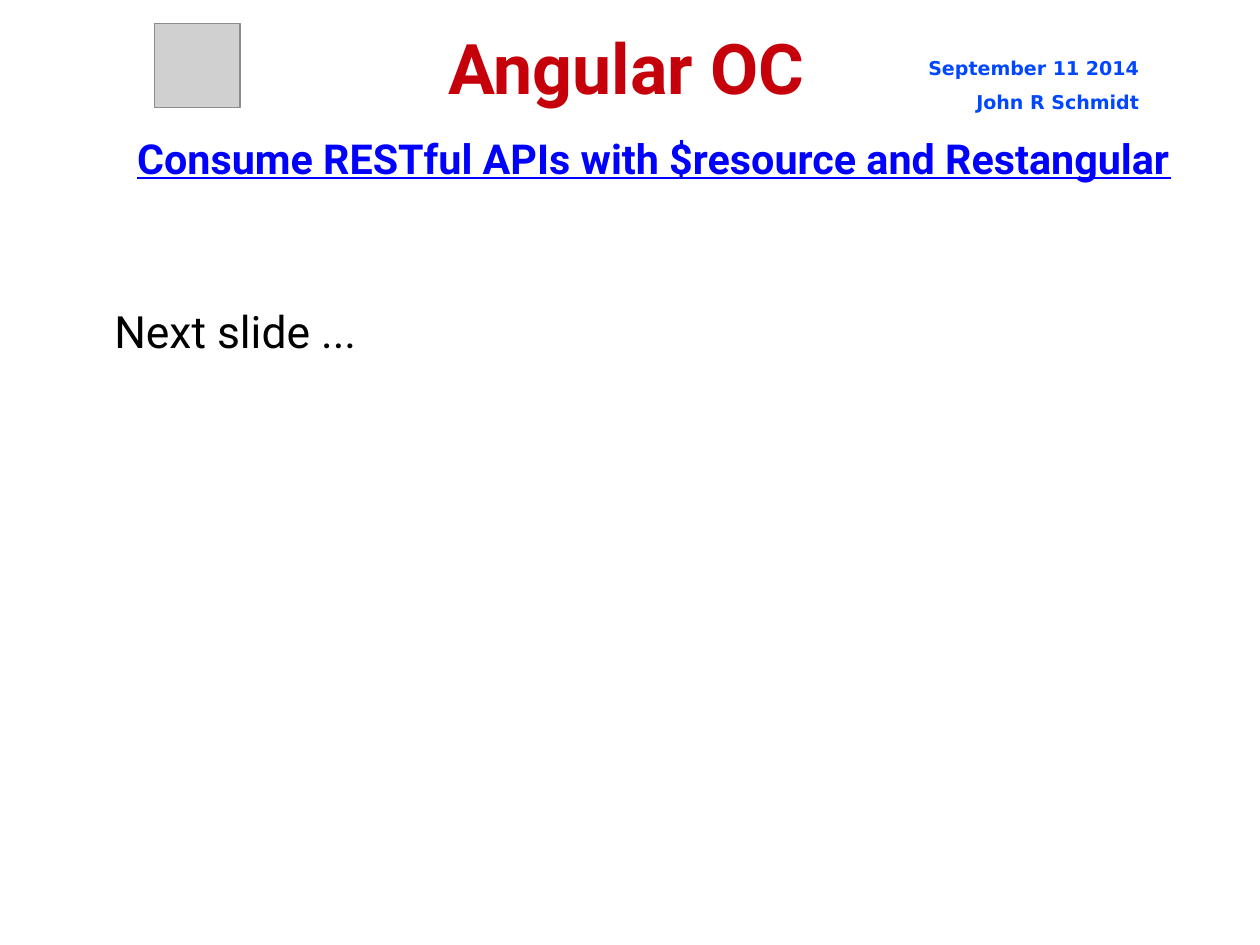
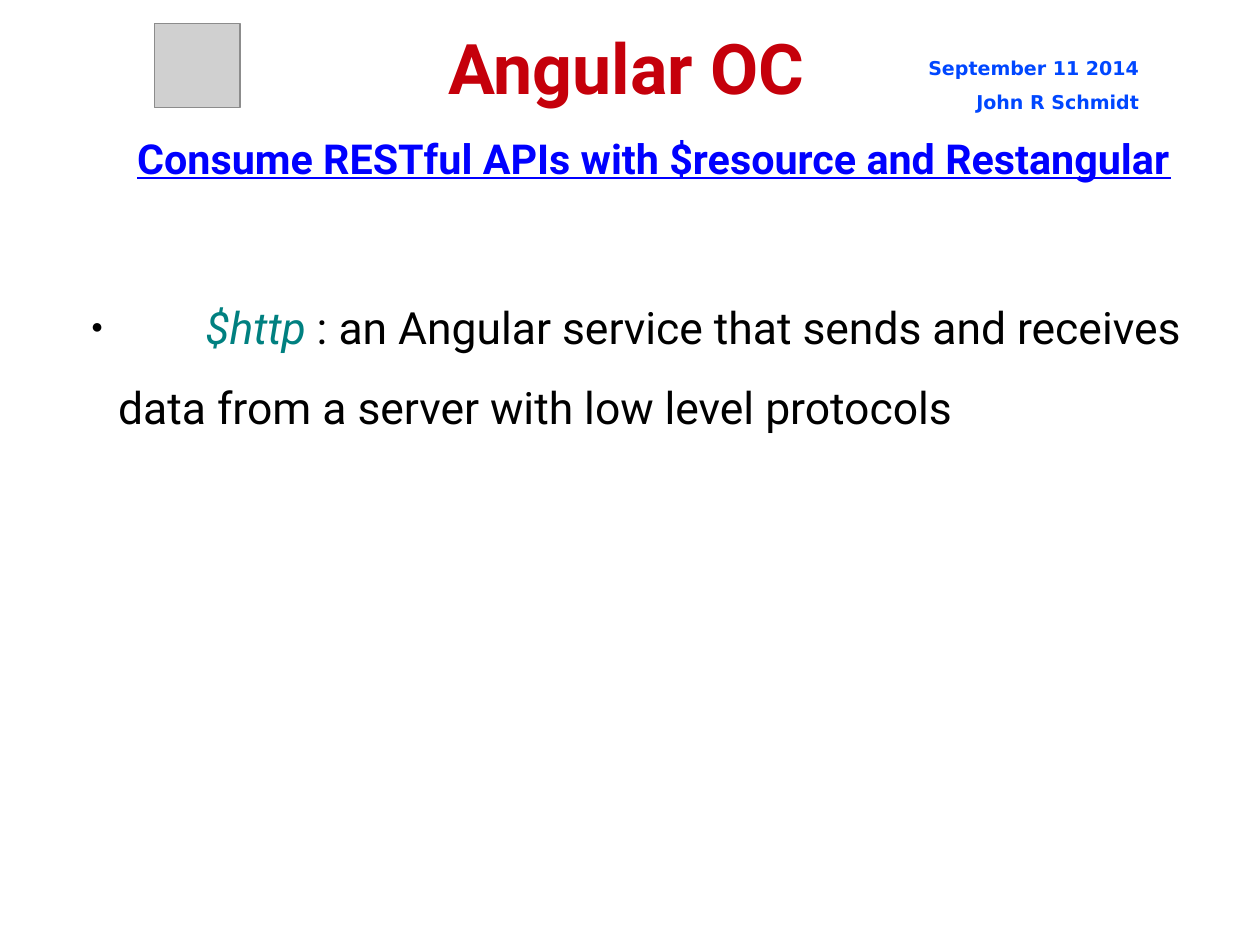
Before and after one commit to jrschmidt/fifa-angular-rest-demo, a slide deck: slide 5 of fifa.odp (slide 58 before the commit). Drawn at 1260x945 pixels with LibreOffice and Linux fonts; fonts in the diff are those of the drawing; grey boxes stand for pictures; background and template pictures are left out. Boxes give left, top, right and bottom in pixels: in the first picture for what was removed or moved away, otherwise in the second. Text is boxed around its words. In the diff, an @@ line names an element or a change of style, - is before the commit and + after.

```diff
--- a/fifa.odp
+++ b/fifa.odp
@@ subtitle removed at <box>114,314,310,349</box> @@
-Next slide ...
@@ text added at <box>118,307,1180,433</box>, 28 pt, text #000000 @@
+● $http : an Angular service that sends and receives data from a server with low level protocols
```
Also in this commit, not shown: 8 other slides changed, 2 slides added, 1 other file.
